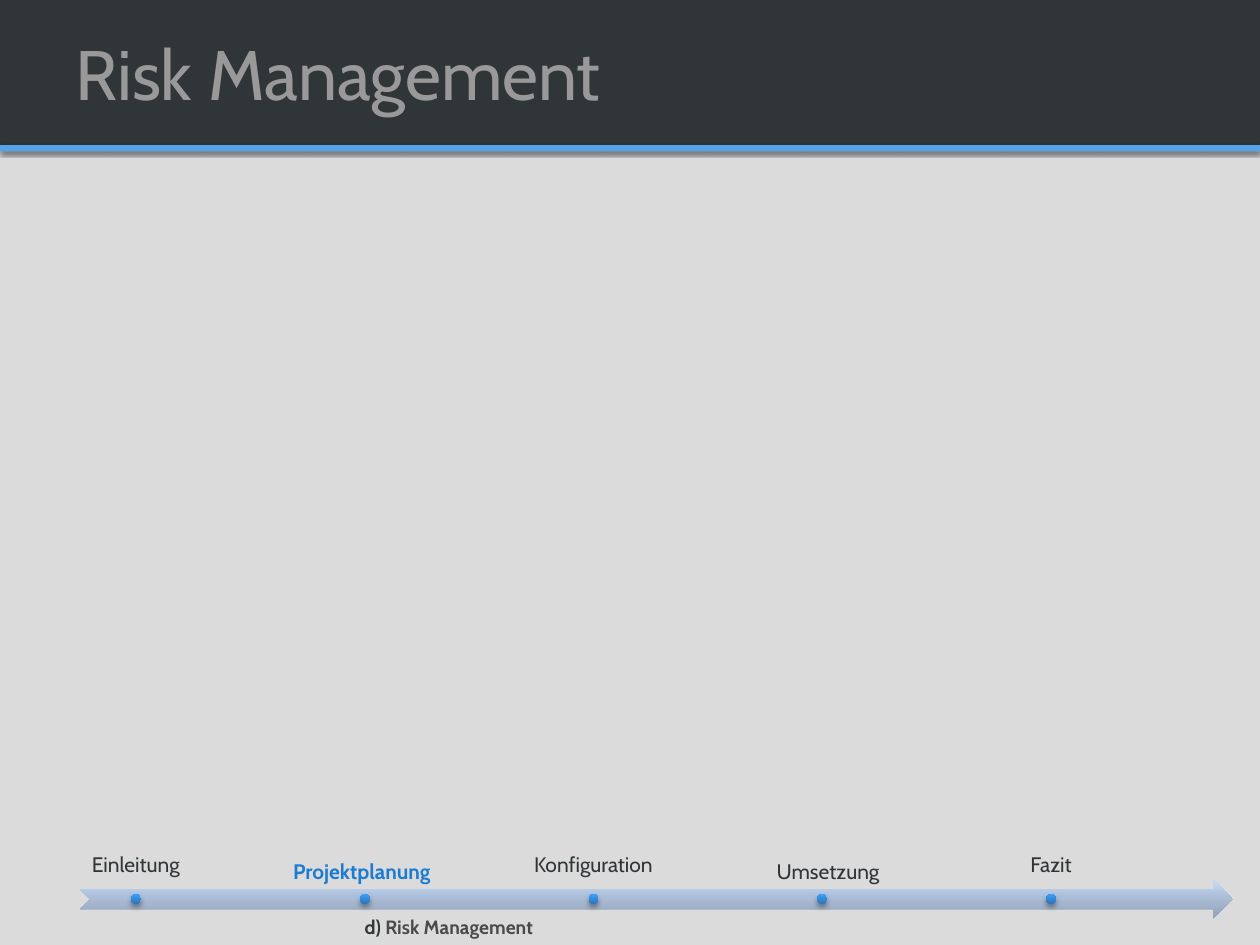
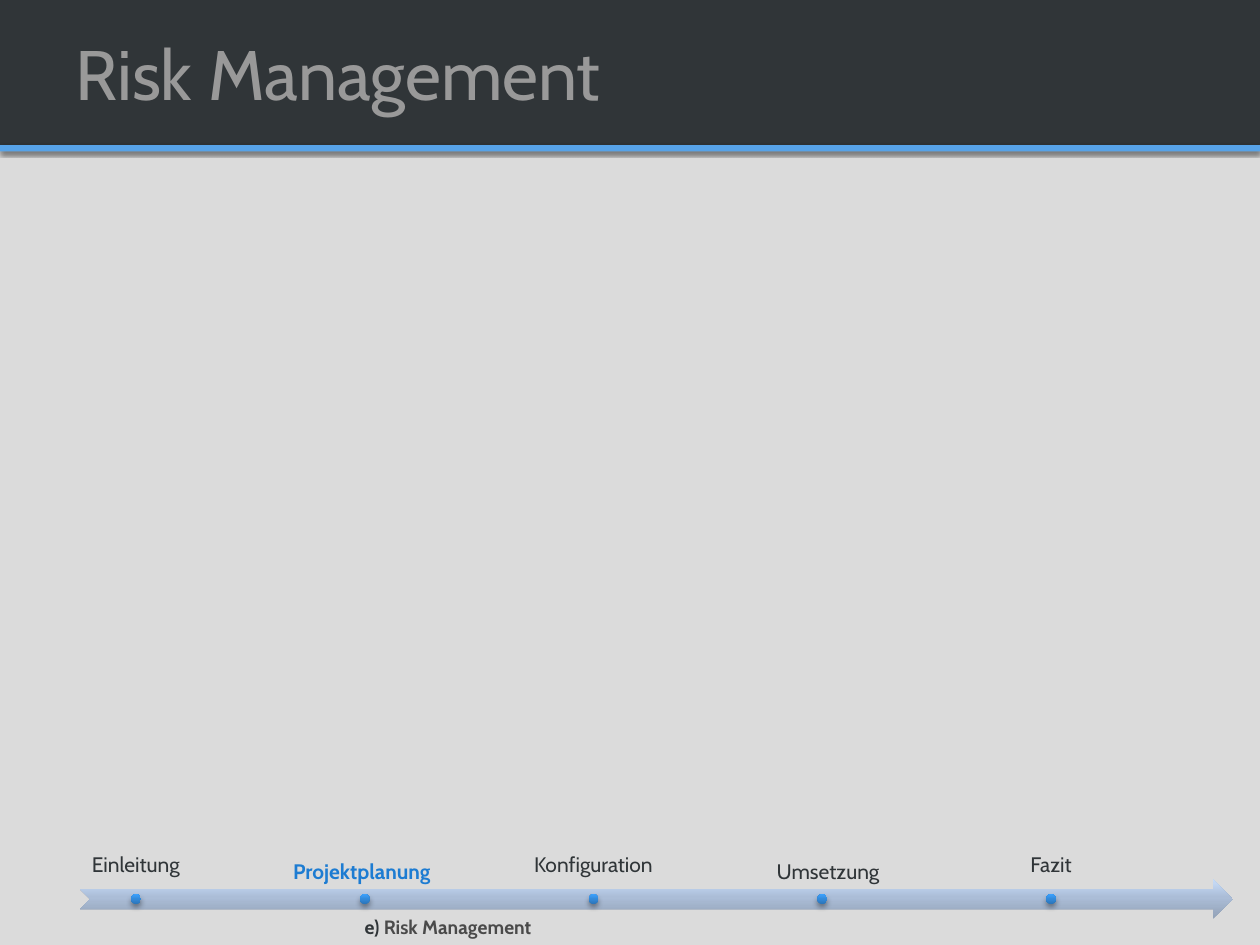
Before and after one commit to SAS-Systems/Unveiled-Documentation, a slide deck: slide 15 of Unveiled_FinalPresentation_V0.2.pptx (slide 14 before the commit). Drawn at 1260x945 pixels with LibreOffice and Linux fonts; fonts in the diff are those of the drawing; background and template pictures are left out. Boxes give left, top, right and bottom in pixels: in the first picture for what was removed or moved away, otherwise in the second. Text is boxed around its words. In the diff, an @@ line names an element or a change of style, - is before the commit and + after.

```diff
--- a/Unveiled_FinalPresentation_V0.2.pptx
+++ b/Unveiled_FinalPresentation_V0.2.pptx
@@ text at box(365, 919, 531, 939): text changed @@
-  d) Risk Management
+  e) Risk Management
```
Also in this commit, not shown: 12 other slides changed, 1 slide added.
